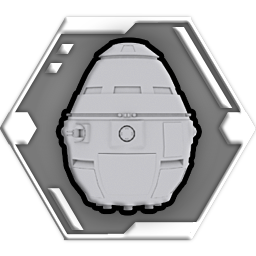
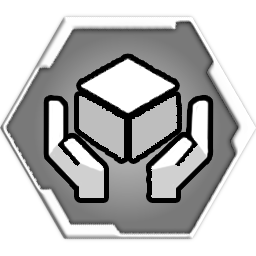
Layered file, before and after one edit (w=256, h=256). Changes by layer:
added layer "Support" in group "Units" over <box>48,58,209,198</box>
hid "Overlord" over <box>60,42,197,211</box>
hid "Outline Dropship" over <box>0,16,256,241</box>
showed "Outline" over <box>0,16,256,240</box>